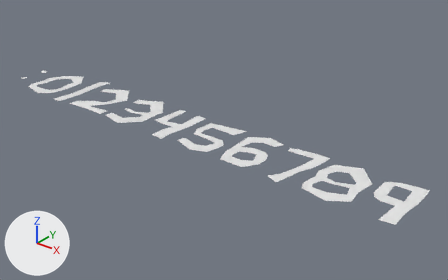
Two versions of the Blender file Assets/Digits.blend, one commit apart.
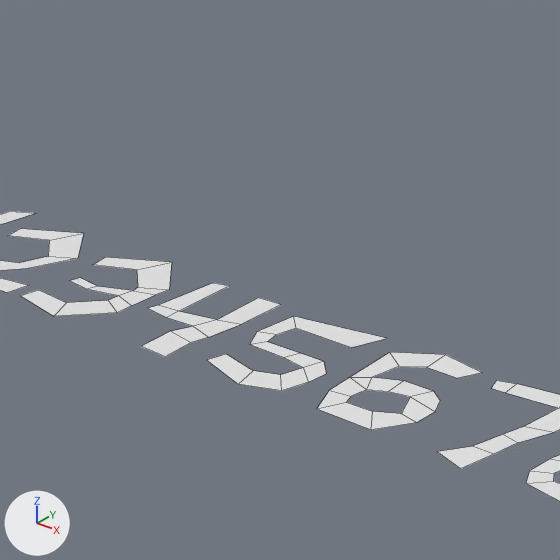
There are two pictures of each version: one whole from a 50 mm lens placed at (15.82, -14.68, 9.14), pointed at (2.54, 1.91, -1.15), one close up on the part from 22% to 70% of the width and 0% to 78% of the height. Lighting does not change. The marker at lower left points along +X, +Y and +Z. The close-ups show mesh edges as thin lines.

The scene before the commit, as lines of its bpy script (objects in view):
```python
me_plane_002 = bpy.data.meshes.new('Plane.002')
me_plane_002.from_pydata(...)  # 20 vertices, 9 faces; spans x -0.83..0.79, y -1.21..1.24, z 0.0
me_plane_004 = bpy.data.meshes.new('Plane.004')
me_plane_004.from_pydata(...)  # 20 vertices, 9 faces; spans x -0.77..0.77, y -1.19..1.1, z 0.0
me_plane_007 = bpy.data.meshes.new('Plane.007')
me_plane_007.from_pydata(...)  # 26 vertices, 14 faces; spans x -0.87..0.79, y -1.21..1.17, z 0.0
ob_fire3 = bpy.data.objects.new('Fire3', me_plane_002)
ob_fire3.location = (0.0, 0.0, 0.0)
ob_fire5 = bpy.data.objects.new('Fire5', me_plane_004)
ob_fire5.location = (3.5, 0.0, 0.0)
ob_fire8 = bpy.data.objects.new('Fire8', me_plane_007)
ob_fire8.location = (8.5, 0.0, 0.0)
# also in view: 'Fire6' at (5.25, 0.03, 0.0); 'Fire7' at (6.79, -0.04, 0.0); 'Fire4' at (1.71, -0.04, 0.0); 'Fire2' at (-1.81, 0.06, 0.0)
```
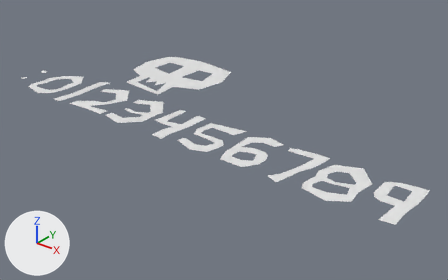
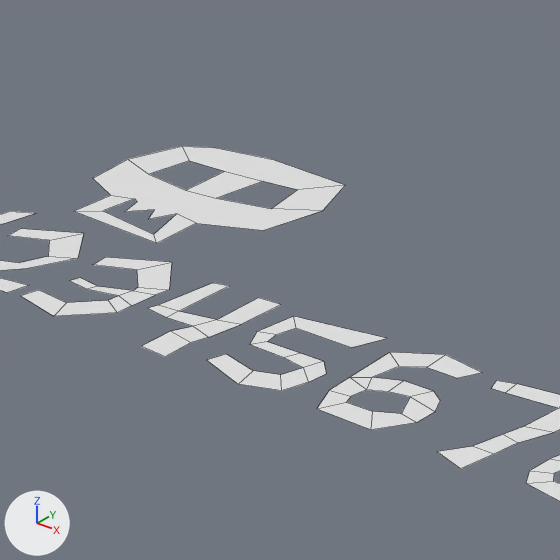
Location of each change, [x1, y1, x2, y2] in pixels of the close-ups (560 x 560 px):
```json
{"object": "FireSkull", "change": "added", "after": [74, 146, 345, 243]}
```

Scene script edits in JSON lines:
```json
{"op": "add", "block": "me_plane_011", "code": ["me_plane_011 = bpy.data.meshes.new('Plane.011')", "me_plane_011.from_pydata(...)  # 28 vertices, 8 faces; spans x -2.26..2.06, y -2.01..2.16, z 0.0"]}
{"op": "add", "block": "ob_fireskull", "code": ["ob_fireskull = bpy.data.objects.new('FireSkull', me_plane_011)", "ob_fireskull.location = (-1.57, 3.66, 0.0)"]}
```
